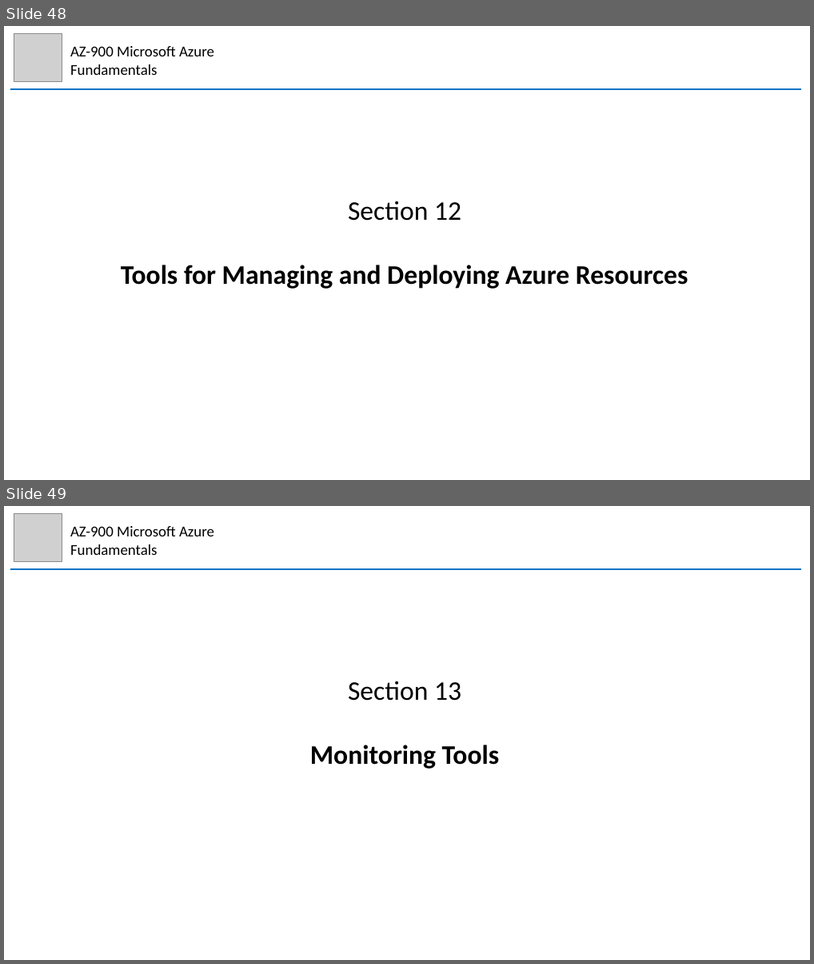
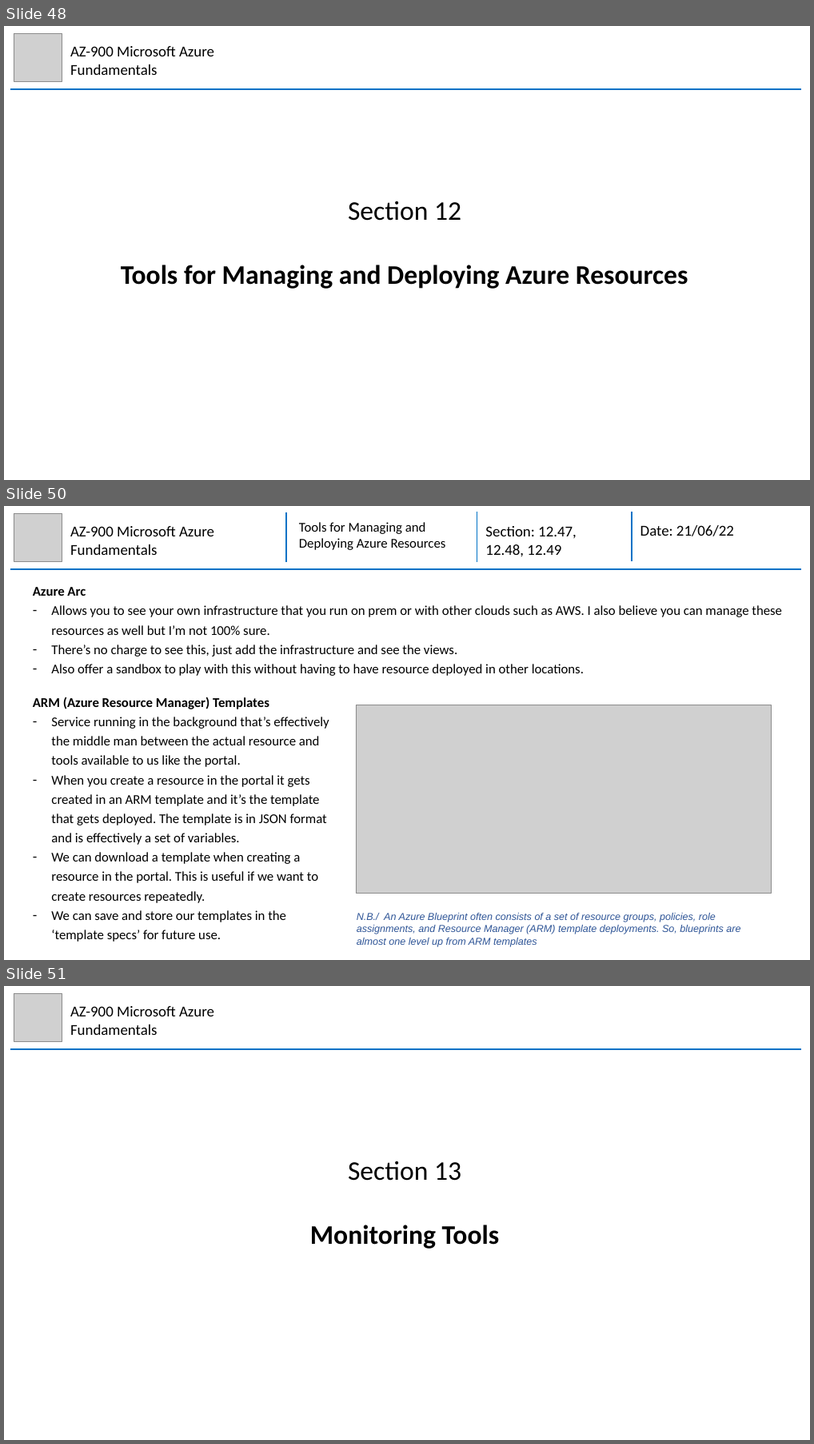
Before and after one commit to mhaythornthwaite/Testing_ML_Algorithms, a slide deck: Azure_AZ-900_Fundamentals/MJH_AZ-900_Azure_Fundamentals_Notes.pptx. Shown one above the other, each under a label of ours: slides 48 and 49 before the commit, slides 48, 50 and 51 after it; the slides between them are not shown. The pictures are 814x964 and 814x1444 pixels, drawn with LibreOffice and Linux fonts; fonts in the diff are those of the drawing; grey boxes stand for pictures. Boxes give left, top, right and bottom in pixels: in the first picture for what was removed or moved away, otherwise in the second. Text is boxed around its words. In the diff, an @@ line names an element or a change of style, - is before the commit and + after.

Commit message:
Azure AZ-900 Section 12

```diff
--- a/Azure_AZ-900_Fundamentals/MJH_AZ-900_Azure_Fundamentals_Notes.pptx
+++ b/Azure_AZ-900_Fundamentals/MJH_AZ-900_Azure_Fundamentals_Notes.pptx
@@ slide 50 added at [4, 506, 810, 960], background #FFFFFF @@
@@ picture added at [14, 513, 62, 561] @@
@@ text added at [70, 526, 214, 555], 18 pt, text #000000 @@
+AZ-900 Microsoft Azure Fundamentals
@@ group added at [10, 512, 802, 569]: 4 lines, 3 texts @@
+Tools for Managing and Deploying Azure Resources
+Section: 12.47, 12.48, 12.49
+Date: 21/06/22
@@ text added at [33, 587, 782, 676], 16 pt, text #000000 @@
+Azure Arc
+– Allows you to see your own infrastructure that you run on prem or with other clouds such as AWS. I also believe you can manage these resources as well but I’m not 100% sure.
+– There’s no charge to see this, just add the infrastructure and see the views.
+– Also offer a sandbox to play with this without having to have resource deployed in other locations.
@@ text added at [33, 696, 329, 941], 16 pt, text #000000 @@
+ARM (Azure Resource Manager) Templates
+– Service running in the background that’s effectively the middle man between the actual resource and tools available to us like the portal.
+– When you create a resource in the portal it gets created in an ARM template and it’s the template that gets deployed. The template is in JSON format and is effectively a set of variables.
+– We can download a template when creating a resource in the portal. This is useful if we want to create resources repeatedly.
+– We can save and store our templates in the ‘template specs’ for future use.
@@ picture added at [356, 705, 772, 893] @@
@@ text added at [357, 912, 741, 947], 12 pt, text #2F5597, italic @@
+N.B./ An Azure Blueprint often consists of a set of resource groups, policies, role assignments, and Resource Manager (ARM) template deployments. So, blueprints are almost one level up from ARM templates
@@ what was slide 49 is now slide 51 @@
```
Also in this commit, not shown: 1 other slide added.
